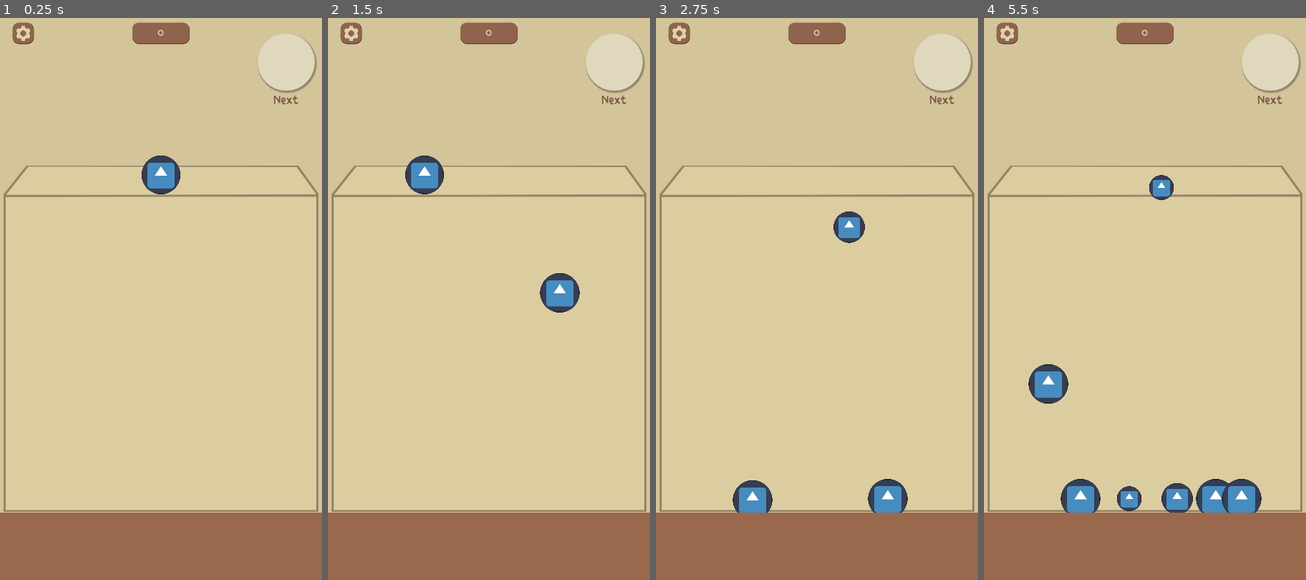
Above: before the commit, frames 1-4 (left to right).
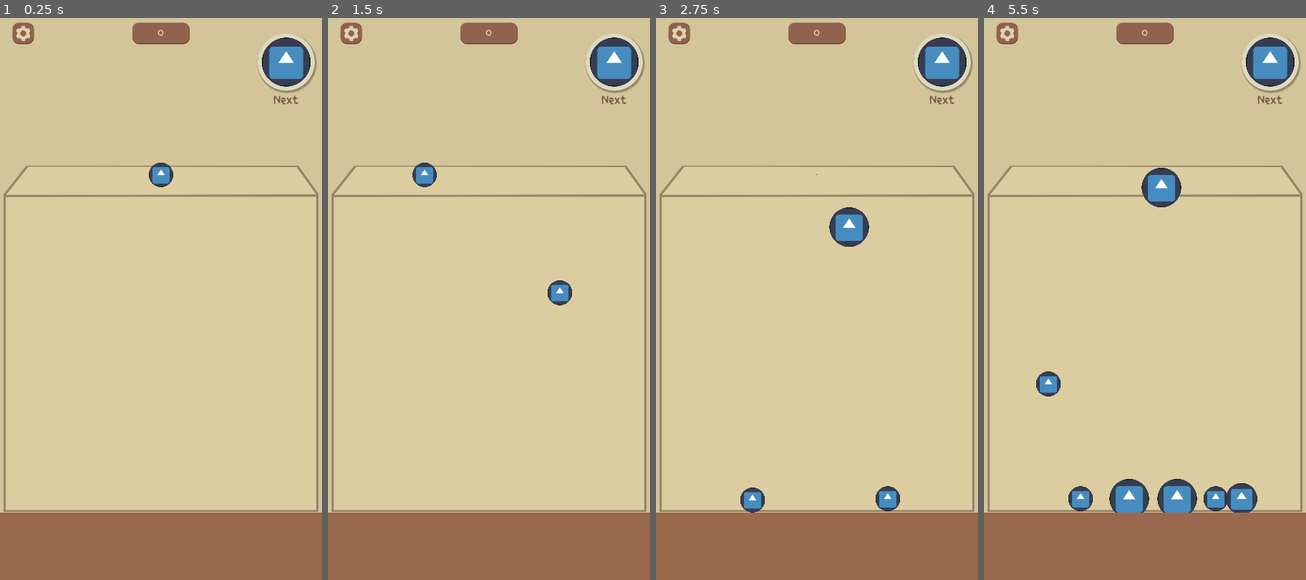
Above: after the commit, the same moments.

Repository: jaajCorp/siuuuka-game
Game: Godot game, scene res://scenes/Game/GameUI.tscn
Two runs of this game, one before a commit and one after it. Both use one fixed random seed, a clock stepped at 60 frames per second and the inputs below. This scene is started directly instead of the project's main scene. The engine's default icon, where the game draws it, is replaced by a stand-in: a white triangle on a blue panel in a dark square.
Inputs (mouse positions are in pixels of both pictures, inside the frame that each line leads up to):
- Up to frame 1 (0.25 s): no input
- Up to frame 2 (1.5 s): move the mouse to (559, 265) at 0.52 s; click (559, 265) at 0.67 s; move the mouse to (424, 321) at 1.27 s; click (424, 321) at 1.42 s
- Up to frame 3 (2.75 s): move the mouse to (849, 169) at 2.02 s; click (849, 169) at 2.17 s
- Up to frame 4 (5.5 s): move the mouse to (1128, 405) at 2.77 s; click (1128, 405) at 2.92 s; move the mouse to (1241, 377) at 3.52 s; click (1241, 377) at 3.67 s; move the mouse to (1048, 209) at 4.27 s; click (1048, 209) at 4.42 s; move the mouse to (1161, 293) at 5.02 s; click (1161, 293) at 5.17 s

The runs differ from the first frame. In frame 1, 1.6% of the frame differs, in the area x 44-97%, y 3-32%; in frame 2, 2.1%; in frame 3, 2.4%; in frame 4, 4.2%, in the area x 13-97%, y 3-89%.
Error before the commit: Invalid call. Nonexistent function 'get_level_texture' in base 'Nil'. (res://scenes/Ball/ball.gd:131)
Error after the commit: Invalid access to property or key 'background' on a base object of type 'Nil'. (res://scripts/logic/game_ui.gd:17)

Commit message:
feat: Added next ball preview

Diff:
--- a/scenes/Game/GameUI.tscn
+++ b/scenes/Game/GameUI.tscn
@@ -6,6 +6,8 @@
 [ext_resource type="Script" path="res://scripts/logic/game_ui.gd" id="2_k6hk3"]
 [ext_resource type="PackedScene" uid="uid://cmu6mss2cn51m" path="res://scenes/Game/GameCore.tscn" id="2_l10mu"]
 [ext_resource type="Script" path="res://scripts/components/Node2DContainer.gd" id="2_w46qg"]
+[ext_resource type="Shader" path="res://scenes/Ball/circle_frame.gdshader" id="4_lqh75"]
+[ext_resource type="Texture2D" uid="uid://dr5kvw60b14bs" path="res://icon.svg" id="5_dlhc0"]
 [ext_resource type="Script" path="res://scripts/components/ResponsiveTextureRect.gd" id="6_alc1o"]
 
 [sub_resource type="StyleBoxFlat" id="StyleBoxFlat_ugm33"]
@@ -17,6 +19,9 @@
 shadow_color = Color(0, 0, 0, 0.313726)
 shadow_size = 4
 shadow_offset = Vector2(2, 3)
+
+[sub_resource type="ShaderMaterial" id="ShaderMaterial_bqi4p"]
+shader = ExtResource("4_lqh75")
 
 [sub_resource type="Animation" id="Animation_o2i42"]
 resource_name = "best_score"
@@ -185,6 +190,21 @@
 layout_mode = 2
 theme_override_styles/panel = SubResource("StyleBoxFlat_ugm33")
 
+[node name="CenterContainer" type="CenterContainer" parent="VBoxContainer/Top/GridContainer/Next/MarginContainer/VBoxContainer/Panel"]
+layout_mode = 1
+anchors_preset = 15
+anchor_right = 1.0
+anchor_bottom = 1.0
+grow_horizontal = 2
+grow_vertical = 2
+
+[node name="NextBallPreview" type="TextureRect" parent="VBoxContainer/Top/GridContainer/Next/MarginContainer/VBoxContainer/Panel/CenterContainer"]
+material = SubResource("ShaderMaterial_bqi4p")
+custom_minimum_size = Vector2(110, 110)
+layout_mode = 2
+texture = ExtResource("5_dlhc0")
+expand_mode = 2
+
 [node name="Label" type="Label" parent="VBoxContainer/Top/GridContainer/Next/MarginContainer/VBoxContainer"]
 layout_mode = 2
 theme_override_colors/font_color = Color(0.434291, 0.290224, 0.222828, 1)
@@ -257,7 +277,7 @@
 anchor_bottom = 0.9
 grow_horizontal = 2
 grow_vertical = 2
-expand_mode = 4
+expand_mode = 2
 stretch_mode = 6
 script = ExtResource("6_alc1o")
 metadata/_edit_lock_ = true
--- a/scripts/logic/game_logic.gd
+++ b/scripts/logic/game_logic.gd
@@ -2,6 +2,7 @@
 
 signal game_over
 signal best_score
+signal next_ball_update(ball: Ball)
 
 @export var spawn_level: Marker2D
 @export var balls_container: Node2D
@@ -11,7 +12,8 @@
 
 const BALL_SCENE := preload("res://scenes/Ball/Ball.tscn")
 
-var current_ball: Ball = null
+var held_ball: Ball = null
+var ball_queue: Array[Ball] = []
 var score: int = 0 :
 	set(value):
 		score = value
@@ -22,19 +24,20 @@
 	game_end_timer.connect("timeout", check_game_end)
 	game_end_timer.start()
 
-	spawn_ball()
+	call_deferred("reset")
 
 func _input(event: InputEvent) -> void:
-	if not current_ball: return
+	if held_ball == null: return
+
 	if event is InputEventMouse:
 		var local_mouse_pos: Vector2 = (event.global_position - global_position) / scale
-		current_ball.position.x = clamp(local_mouse_pos.x, current_ball.get_radius(), get_width() - current_ball.get_radius())
+		held_ball.position.x = clamp(local_mouse_pos.x, held_ball.get_radius(), get_width() - held_ball.get_radius())
 		if event is InputEventMouseButton:
 			if event.button_index == MOUSE_BUTTON_LEFT and not event.pressed:
-				if current_ball:
-					current_ball.freeze = false
-					current_ball.collision.disabled = false
-					current_ball = null
+				if held_ball:
+					held_ball.freeze = false
+					held_ball.collision.disabled = false
+					held_ball = null
 					await get_tree().create_timer(0.4).timeout
 					spawn_ball()
 
@@ -52,22 +55,28 @@
 		emit_signal("best_score")
 
 func spawn_ball():
-	current_ball = BALL_SCENE.instantiate()
-	current_ball.position = Vector2(get_width() / 2, spawn_level.position.y)
-	balls_container.add_child(current_ball)
-	current_ball.level = randi() % 3
-	current_ball.freeze = true
-	current_ball.collision.disabled = true
-	current_ball.connect("merged", _on_ball_merge)
+	held_ball = ball_queue.pop_front()
+
+	var new_ball := BALL_SCENE.instantiate()
+	new_ball.level = randi() % 3
+	ball_queue.push_back(new_ball)
+	emit_signal("next_ball_update", ball_queue.front())
+
+	balls_container.add_child(held_ball)
+	held_ball.update_level()
+	held_ball.position = Vector2(get_width() / 2, spawn_level.position.y)
+	held_ball.freeze = true
+	held_ball.collision.disabled = true
+	held_ball.connect("merged", _on_ball_merge)
 
 func check_game_end():
 	var min_y := spawn_level.position.y
 	for ball: Ball in balls_container.get_children():
 		if (ball.position.y - ball.get_radius()) < min_y and not ball.freeze:
 			if ball.is_outside:
-				if current_ball:
-					current_ball.queue_free()
-					current_ball = null
+				if held_ball:
+					held_ball.queue_free()
+					held_ball = null
 				print("u ded")
 				game_end_timer.stop()
 				emit_signal("game_over")
@@ -78,8 +87,9 @@
 
 func reset():
 	score = 0
-	if current_ball:
-		current_ball.queue_free()
+	ball_queue = [ BALL_SCENE.instantiate(), BALL_SCENE.instantiate() ]
+	if held_ball:
+		held_ball.queue_free()
 	for child in balls_container.get_children():
 		child.queue_free()
 
--- a/scripts/logic/game_ui.gd
+++ b/scripts/logic/game_ui.gd
@@ -7,6 +7,7 @@
 @onready var game_over_dialog := $GameOverDialog
 @onready var animation_player := $AnimationPlayer
 @onready var best_score_splash := $VBoxContainer/Top/GridContainer/Score/Panel/BestScoreSplash
+@onready var next_ball_preview := $VBoxContainer/Top/GridContainer/Next/MarginContainer/VBoxContainer/Panel/CenterContainer/NextBallPreview
 
 # Called when the node enters the scene tree for the first time.
 func _ready() -> void:
@@ -19,6 +20,7 @@
 
 	game_core.connect("game_over", _on_game_over)
 	game_core.connect("best_score", _on_best_score)
+	game_core.connect("next_ball_update", _on_next_ball_update)
 	game_over_dialog.connect("confirmed", _on_dialog_confirmed)
 	game_over_dialog.connect("canceled", _on_dialog_canceled)
 
@@ -31,6 +33,10 @@
 	if not animation_player.is_playing():
 		animation_player.play("best_score")
 
+func _on_next_ball_update(ball: Ball):
+	next_ball_preview.texture = Global.current_pack.get_level_texture(ball.level)
+	next_ball_preview.queue_redraw()
+
 func _on_dialog_confirmed():
 	game_core.reset()
 
Not shown: 1 places in scenes/Game/GameUI.tscn that only renumber resources
